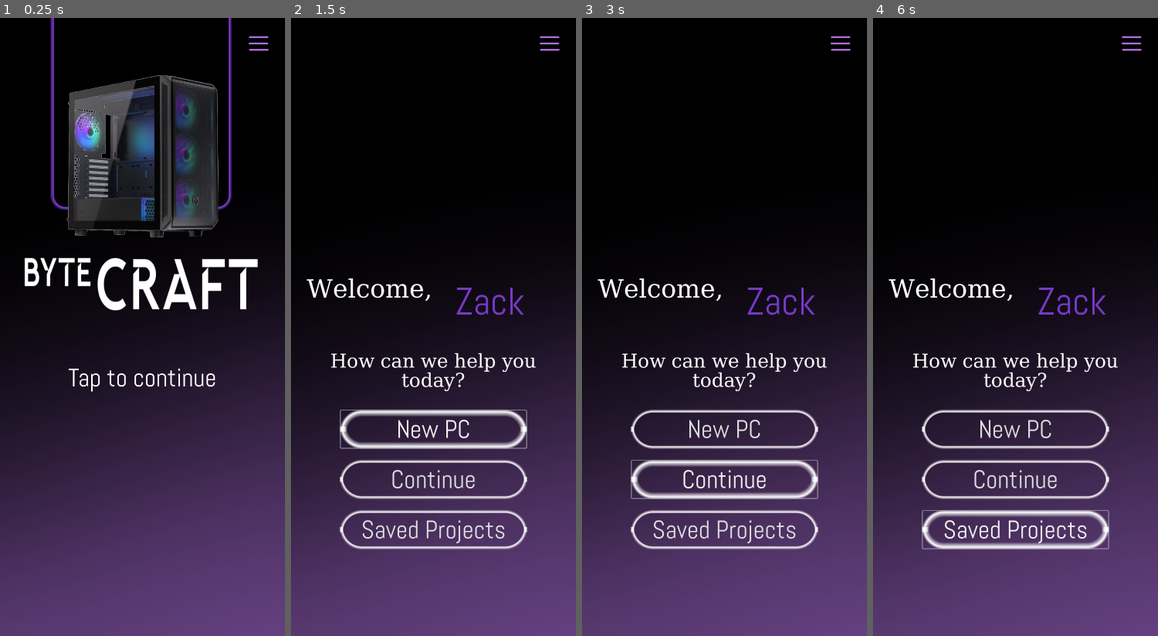
Above: before the commit, frames 1-4 (left to right).
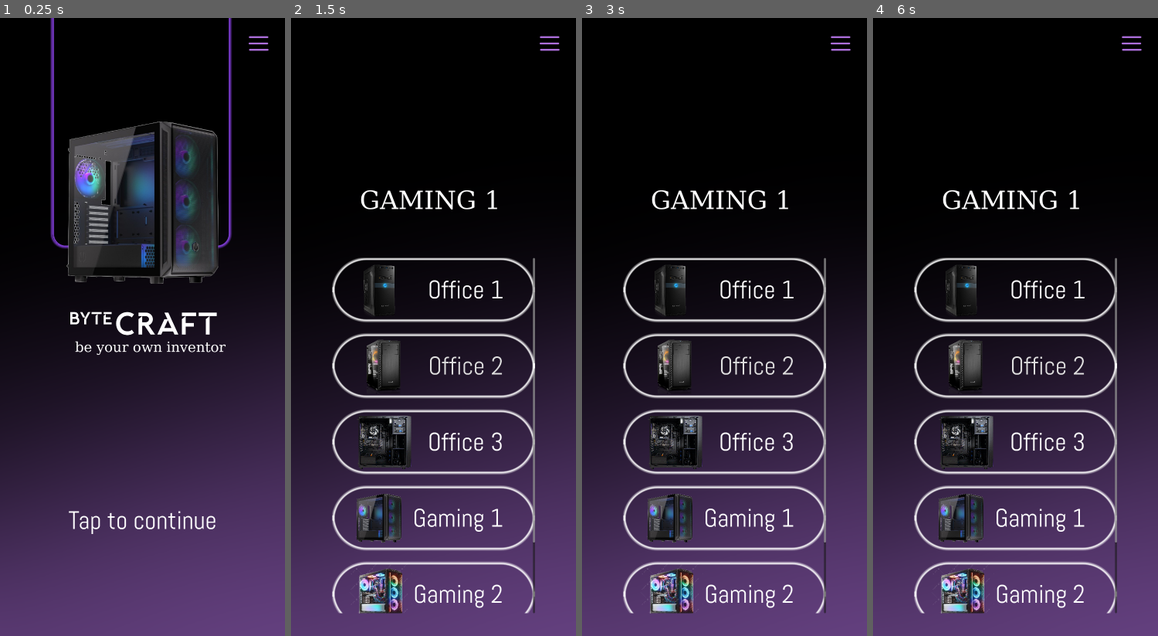
Above: after the commit, the same moments.

Repository: Bibs628/UX-DesignMIB2_SoSe2024-25
Game: Godot game, scene res://Scenes/Menu.tscn
Two runs of this game, one before a commit and one after it. Both use one fixed random seed, a clock stepped at 60 frames per second and the inputs below.
Inputs (mouse positions are in pixels of both pictures, inside the frame that each line leads up to):
- Up to frame 1 (0.25 s): no input
- Up to frame 2 (1.5 s): tap Enter at 0.5 s; move the mouse to (496, 296) at 0.52 s; click (496, 296) at 0.6 s; click "New PC" at 1.25 s
- Up to frame 3 (3 s): click (724, 432) at 2 s, where only the run before the commit has a clickable "New PC"; click (724, 481) at 2.75 s, where only the run before the commit has a clickable "Continue"
- Up to frame 4 (6 s): click (1015, 481) at 3.5 s, where only the run before the commit has a clickable "Continue"; click (1015, 432) at 4.25 s, where only the run before the commit has a clickable "New PC"; click (1015, 481) at 5 s, where only the run before the commit has a clickable "Continue"; click (1015, 530) at 5.75 s, where only the run before the commit has a clickable "Saved Projects"

The runs differ from the first frame. In frame 1, 15% of the frame differs, in the area x 8-91%, y 9-84%; in frame 2, 14%; in frame 3, 14%; in frame 4, 14%.

Commit message:
feat: fixed main menu, added loading screen to prebuild

Diff:
--- a/godotproject/ByteCraft.tres
+++ b/godotproject/ByteCraft.tres
@@ -83,6 +83,36 @@
 cache/0/125/0/underline_position = 0.0
 cache/0/125/0/underline_thickness = 0.0
 cache/0/125/0/scale = 1.0
+cache/0/20/0/ascent = 0.0
+cache/0/20/0/descent = 0.0
+cache/0/20/0/underline_position = 0.0
+cache/0/20/0/underline_thickness = 0.0
+cache/0/20/0/scale = 1.0
+cache/0/35/0/ascent = 0.0
+cache/0/35/0/descent = 0.0
+cache/0/35/0/underline_position = 0.0
+cache/0/35/0/underline_thickness = 0.0
+cache/0/35/0/scale = 1.0
+cache/0/30/0/ascent = 0.0
+cache/0/30/0/descent = 0.0
+cache/0/30/0/underline_position = 0.0
+cache/0/30/0/underline_thickness = 0.0
+cache/0/30/0/scale = 1.0
+cache/0/25/0/ascent = 0.0
+cache/0/25/0/descent = 0.0
+cache/0/25/0/underline_position = 0.0
+cache/0/25/0/underline_thickness = 0.0
+cache/0/25/0/scale = 1.0
+cache/0/40/0/ascent = 0.0
+cache/0/40/0/descent = 0.0
+cache/0/40/0/underline_position = 0.0
+cache/0/40/0/underline_thickness = 0.0
+cache/0/40/0/scale = 1.0
+cache/0/55/0/ascent = 0.0
+cache/0/55/0/descent = 0.0
+cache/0/55/0/underline_position = 0.0
+cache/0/55/0/underline_thickness = 0.0
+cache/0/55/0/scale = 1.0
 
 [resource]
 default_font = SubResource("FontFile_i8tcq")
--- a/godotproject/Scenes/LoadingScreen.tscn
+++ b/godotproject/Scenes/LoadingScreen.tscn
@@ -1,6 +1,7 @@
-[gd_scene load_steps=2 format=3 uid="uid://8xni5ywa8vxf"]
+[gd_scene load_steps=3 format=3 uid="uid://8xni5ywa8vxf"]
 
 [ext_resource type="Script" path="res://Script/LoadingScreen.gd" id="1_37cuv"]
+[ext_resource type="Texture2D" uid="uid://b117ftlqhvnka" path="res://Assets/Background.png" id="2_tywjg"]
 
 [node name="LoadingScreen" type="CenterContainer"]
 anchors_preset = 15
@@ -17,3 +18,7 @@
 [node name="ProgressBar" type="ProgressBar" parent="."]
 custom_minimum_size = Vector2(864, 400)
 layout_mode = 2
+
+[node name="TextureRect" type="TextureRect" parent="."]
+layout_mode = 2
+texture = ExtResource("2_tywjg")
--- a/godotproject/Scenes/Menu.tscn
+++ b/godotproject/Scenes/Menu.tscn
@@ -1,12 +1,12 @@
-[gd_scene load_steps=6 format=3 uid="uid://cdiesjj665g5o"]
+[gd_scene load_steps=5 format=3 uid="uid://cdiesjj665g5o"]
 
 [ext_resource type="Theme" uid="uid://hr4juv1yygjn" path="res://ByteCraft.tres" id="1_37dvt"]
 [ext_resource type="Script" path="res://Script/MenuMain.gd" id="2_3j52p"]
-[ext_resource type="Script" path="res://Script/Resources/CreateComputerPart.gd" id="2_uaxnc"]
 [ext_resource type="Texture2D" uid="uid://c0jc4pqmb52g8" path="res://Assets/PC.png" id="2_y8sha"]
 [ext_resource type="Texture2D" uid="uid://b3fronnba6jse" path="res://Assets/Logo_weiss.png" id="4_rygkk"]
 
-[node name="Menu" type="CenterContainer"]
+[node name="Menu" type="Control"]
+layout_mode = 3
 anchors_preset = 15
 anchor_right = 1.0
 anchor_bottom = 1.0
@@ -21,6 +21,8 @@
 custom_minimum_size = Vector2(1125, 2436)
 layout_direction = 1
 layout_mode = 2
+offset_right = 1125.0
+offset_bottom = 2436.0
 theme = ExtResource("1_37dvt")
 
 [node name="Button" type="Button" parent="BG"]
@@ -31,7 +33,7 @@
 offset_left = -354.5
 offset_top = -50.0
 offset_right = 345.5
-offset_bottom = 750.0
+offset_bottom = 902.0
 grow_horizontal = 2
 theme = ExtResource("1_37dvt")
 disabled = true
@@ -42,24 +44,31 @@
 anchor_left = 0.5
 anchor_right = 0.5
 offset_left = -299.0
-offset_top = 225.0
+offset_top = 408.0
 offset_right = 299.0
-offset_bottom = 865.0
+offset_bottom = 1048.0
 grow_horizontal = 2
 texture = ExtResource("2_y8sha")
+
+[node name="Logo" type="TextureRect" parent="."]
+custom_minimum_size = Vector2(1000, 350)
+layout_mode = 2
+offset_left = 255.0
+offset_top = 1125.0
+offset_right = 1513.0
+offset_bottom = 1475.0
+scale = Vector2(0.5, 0.5)
+texture = ExtResource("4_rygkk")
+stretch_mode = 4
 
 [node name="Main" type="VBoxContainer" parent="."]
 custom_minimum_size = Vector2(900, 0)
 layout_mode = 2
+offset_top = 1830.0
+offset_right = 1125.0
+offset_bottom = 3830.0
 theme = ExtResource("1_37dvt")
 script = ExtResource("2_3j52p")
-
-[node name="Logo" type="TextureRect" parent="Main"]
-custom_minimum_size = Vector2(1000, 350)
-layout_mode = 2
-size_flags_horizontal = 4
-texture = ExtResource("4_rygkk")
-expand_mode = 5
 
 [node name="Start" type="MenuButton" parent="Main"]
 custom_minimum_size = Vector2(0, 300)
@@ -69,4 +78,13 @@
 theme_override_font_sizes/font_size = 100
 text = "Tap to continue"
 flat = false
-script = ExtResource("2_uaxnc")
+
+[node name="RichTextLabel" type="RichTextLabel" parent="."]
+layout_mode = 0
+offset_left = 279.0
+offset_top = 1272.0
+offset_right = 908.0
+offset_bottom = 1352.0
+theme_override_font_sizes/normal_font_size = 55
+bbcode_enabled = true
+text = "[center]be your own inventor[/center]"
--- a/godotproject/Script/ConfigSetup.gd
+++ /dev/null
@@ -1,21 +0,0 @@
-extends CenterContainer
-
-@onready var back_to_menu := $Main/BackToMain
-@onready var header := $Main/Header
-@onready var newbie := $Main/Newbie
-
-
-func _ready():
-	back_to_menu.pressed.connect(back_to_main_menu)
-	#header.text = "hi"
-	newbie.pressed.connect(say_hi)
-
-
-func back_to_main_menu():
-	var loading_screen := LoadingScreen.new()
-	loading_screen.target_scene = "res://Scenes/Menu.tscn"
-	get_tree().change_scene_to_file("res://Scenes/LoadingScreen.tscn")
-
-
-func say_hi():
-	print("hi")
--- a/godotproject/Script/EventBus.gd
+++ b/godotproject/Script/EventBus.gd
@@ -1,11 +1 @@
 extends Node
-
-
-# Called when the node enters the scene tree for the first time.
-func _ready() -> void:
-	pass # Replace with function body.
-
-
-# Called every frame. 'delta' is the elapsed time since the previous frame.
-func _process(delta: float) -> void:
-	pass
--- a/godotproject/Script/MenuMain.gd
+++ b/godotproject/Script/MenuMain.gd
@@ -2,46 +2,22 @@
 extends BoxContainer
 
 @onready var start_game := $Start
-#@onready var load_game := $Load
-#@onready var settings := $Settings
-#@onready var exit := $Exit
 
 
-func _input(event: InputEvent) -> void:
+func _input(_event: InputEvent) -> void:
 	if Input.is_action_just_pressed("Tap"):
 		start_new_config()
+
 
 func _ready() -> void:
 	"""
 	Loads the main menu functionality.
 	Checks if a save exists through SaveState.
 	"""
-	#load_game.disabled = not SaveState.save_exists()
-
 	start_game.pressed.connect(start_new_config)
-	#load_game.pressed.connect(implement_function)
-	#settings.pressed.connect(switch_to_settings)
-	#exit.pressed.connect(exit_game)
 
 
 func start_new_config() -> void:
 	var loading_screen = LoadingScreen.new()
 	loading_screen.target_scene = "res://Scenes/Welcome.tscn"
-	#get_tree().change_scene_to_packed(loading_screen)
 	get_tree().change_scene_to_file("res://Scenes/LoadingScreen.tscn")
-
-
-func implement_function() -> void:
-	print("TODO: Implement script")
-
-
-func switch_to_settings():
-	visible = not visible
-
-
-func exit_game():
-	get_tree().quit()
-
-
-func on_switch_to_menu():
-	visible = not visible
--- a/godotproject/Script/Resources/CreateComputerPart.gd
+++ /dev/null
@@ -1,21 +0,0 @@
-"""
-Basic script to create computer parts with.
-"""
-# TODO: This is a mere test.
-extends Node
-
-@onready var json_file := "res://Assets/JSONPCParts/case-accessory.json"
-@onready var json_text := FileAccess.get_file_as_string(json_file)
-@onready var json_dict = JSON.parse_string(json_text)
-@onready var resource := ComputerParts.new()
-
-func _ready() -> void:
-	for part in json_dict:
-		var case_accessory := CaseAccessory.new()
-		case_accessory.name = part.get("name", "")
-		case_accessory.price = part.get("price") if typeof(part.get("price")) in [TYPE_INT, TYPE_FLOAT] else 0
-		case_accessory.type = part.get("type", "")
-		case_accessory.form_factor = part.get("form_factor", "")
-		resource.parts.append(case_accessory)
-
-	ResourceSaver.save(resource, "res://Script/Resources/ComputerParts/Test/test.tres")
--- a/godotproject/Script/WelcomeScreen.gd
+++ b/godotproject/Script/WelcomeScreen.gd
@@ -1,14 +1,11 @@
 extends Control
 
 
-# Called when the node enters the scene tree for the first time.
 func _ready() -> void:
 	$Main/NewPC.connect("pressed", hover)
 
 
-# Called every frame. 'delta' is the elapsed time since the previous frame.
-func _process(delta: float) -> void:
-	pass
-
 func hover():
-	print("hi")
+	var loading_screen = LoadingScreen.new()
+	loading_screen.target_scene = "res://Scenes/PrebuildSelection.tscn"
+	get_tree().change_scene_to_file("res://Scenes/LoadingScreen.tscn")
Binary file added: godotproject/Assets/Screenshot_20250117_173245.png
Not shown: 1 places in godotproject/Script/Resources/ComputerParts/Test/test.tres that only renumber resources
